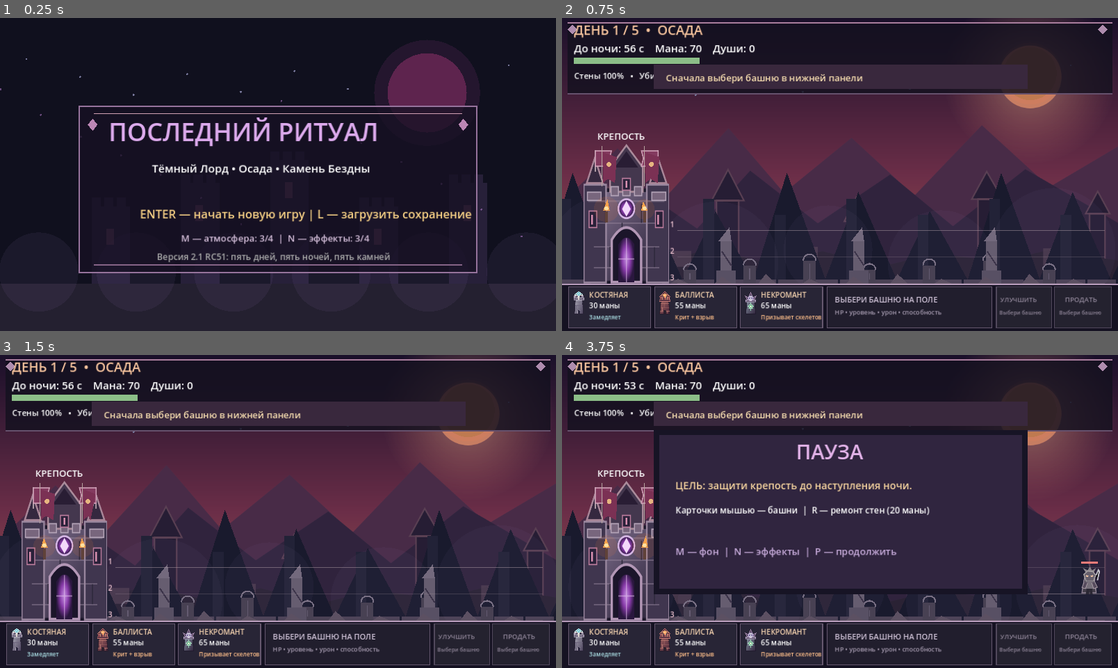
Above: before the commit, frames 1-4 (two rows, left to right).
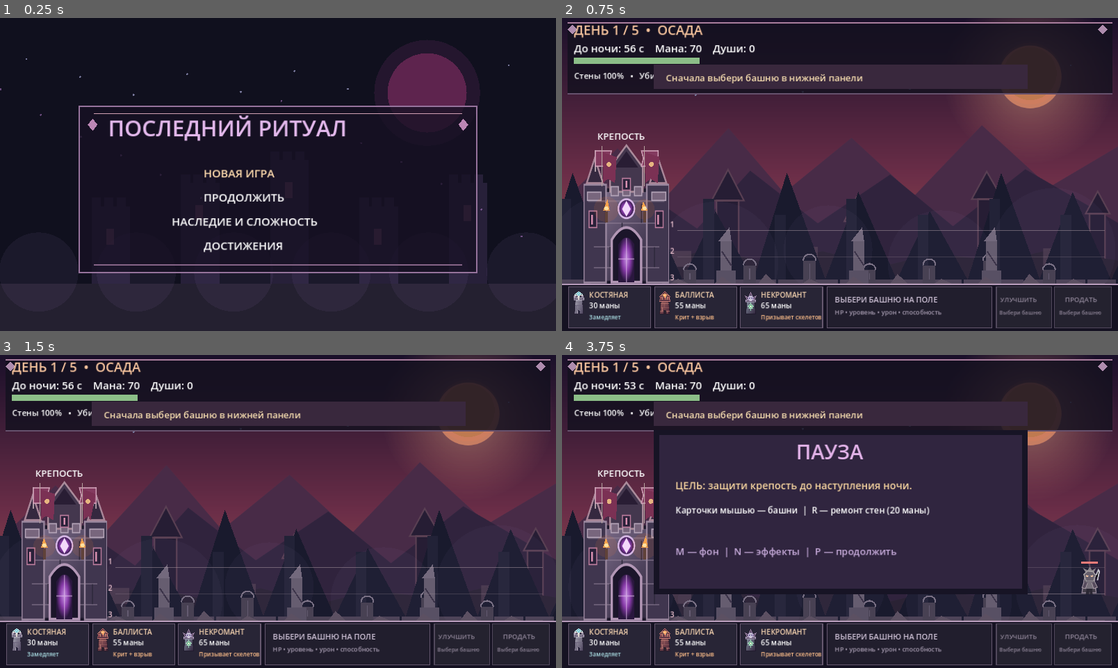
Above: after the commit, the same moments.

Repository: DoctorStrangeSH/Last-Ritual
Game: Godot game, scene res://scenes/main.tscn
The game is run twice, just before and just after one commit, with the same random seed, the same clock (stepped at 60 frames per second) and the same inputs.
Inputs (mouse positions are in pixels of both pictures, inside the frame that each line leads up to):
- Up to frame 1 (0.25 s): no input
- Up to frame 2 (0.75 s): tap Enter (ui_accept) at 0.5 s; move the mouse to (962, 158) at 0.52 s; hold Right (ui_right) from 0.53 s (still down); tap Keypad Enter at 0.6 s; click (962, 158) at 0.67 s
- Up to frame 3 (1.5 s): tap Enter (ui_accept) at 0.77 s; release Right (ui_right) at 1.25 s; drag from (166, 527) to (250, 574) at 1.27 s
- Up to frame 4 (3.75 s): move the mouse to (895, 442) at 2.02 s; hold Right (ui_right) 2.03-2.75 s; tap M at 2.1 s; click (895, 442) at 2.17 s; tap Keypad Enter at 2.3 s; drag from (812, 574) to (673, 464) at 2.77 s; move the mouse to (1006, 558) at 3.52 s; hold Left (ui_left) from 3.53 s (still down); tap P at 3.6 s; click (1006, 558) at 3.67 s

The runs differ from the first frame. In frame 1, 5.3% of the frame differs, in the area x 19-85%, y 31-78%; in frame 2, nothing differs; in frame 3, nothing differs; in frame 4, less than 0.1%.

Commit message:
gameplay: clickable menu, difficulty, permanent legacy and achievement progress

Diff:
--- a/scripts/main.gd
+++ b/scripts/main.gd
@@ -1,11 +1,19 @@
 extends Node2D
-## Last Ritual v2.1-rc54: enemy hit reactions, lane-aligned health bars and combat feedback
+## Last Ritual v2.2-rc55: enemy hit reactions, lane-aligned health bars and combat feedback
 const W := 1152.0
 const H := 648.0
 const FLOOR := 550.0
 const DAY_LENGTH := 56.0
 const MAX_WALL := 100.0
 const SAVE_PATH := "user://campaign_v1.json"
+const META_PATH := "user://ritual_legacy.json"
+var difficulty := 1
+var legacy_shards := 0
+var legacy_level := 0
+var achievement_wins := 0
+var achievement_best_day := 1
+var meta_paid_this_run := false
+var menu_page := "main"
 const AUDIO_SETTINGS_PATH := "user://audio_settings.cfg"
 var save_path := SAVE_PATH
 var phase := "title"
@@ -84,6 +92,53 @@
     load_audio_settings()
     apply_audio_volumes()
     reset_all()
+    load_meta()
+
+func save_meta() -> void:
+    var file := FileAccess.open(META_PATH, FileAccess.WRITE)
+    if file != null:
+        file.store_string(JSON.stringify({"difficulty": difficulty, "shards": legacy_shards, "level": legacy_level, "wins": achievement_wins, "best_day": achievement_best_day}))
+
+func load_meta() -> void:
+    if not FileAccess.file_exists(META_PATH):
+        return
+    var file := FileAccess.open(META_PATH, FileAccess.READ)
+    if file == null or file.get_length() > 4096:
+        return
+    var data: Variant = JSON.parse_string(file.get_as_text())
+    if not data is Dictionary:
+        return
+    difficulty = clampi(int(data.get("difficulty", 1)), 0, 4)
+    legacy_shards = clampi(int(data.get("shards", 0)), 0, 99999)
+    legacy_level = clampi(int(data.get("level", 0)), 0, 10)
+    achievement_wins = clampi(int(data.get("wins", 0)), 0, 99999)
+    achievement_best_day = clampi(int(data.get("best_day", 1)), 1, 5)
+
+func start_run() -> void:
+    reset_all()
+    phase = "day"
+    mana += legacy_level * 12
+    wall_hp = minf(MAX_WALL, wall_hp + legacy_level * 3.0)
+
+func buy_legacy() -> void:
+    var cost: int = 2 + legacy_level * 2
+    if legacy_level >= 10 or legacy_shards < cost:
+        show_notice("Нужно %d осколков, максимум уровня 10" % cost)
+        return
+    legacy_shards -= cost
+    legacy_level += 1
+    save_meta()
+    show_notice("Наследие улучшено до %d уровня!" % legacy_level)
+
+func award_run(is_win: bool) -> void:
+    if meta_paid_this_run:
+        return
+    meta_paid_this_run = true
+    legacy_shards += maxi(1, stones_collected + (4 if is_win else 0)) * (difficulty + 1)
+    achievement_best_day = maxi(achievement_best_day, current_day)
+    if is_win:
+        achievement_wins += 1
+    save_meta()
 
 func reset_all() -> void:
     phase = "title"
@@ -92,6 +147,7 @@
     campaign_kills = 0
     towers_built = 0
     repairs_today = 0
+    meta_paid_this_run = false
     selected_build = ""
     selected_lane = 1
     selected_tower_index = -1
@@ -179,6 +235,7 @@
         update_day(delta)
         if phase == "final_siege" and wall_hp > 0.0 and final_timer <= 0.0:
             phase = "win"
+            award_run(true)
             play_cue("victory")
     queue_redraw()
 
@@ -208,8 +265,7 @@
             return
         if event.keycode == KEY_ENTER or event.keycode == KEY_KP_ENTER:
             if phase == "title" or phase == "win" or phase == "lose":
-                reset_all()
-                phase = "day"
+                start_run()
             elif phase == "ritual":
                 resolve_altar()
         if phase == "day" or phase == "final_siege":
@@ -384,6 +440,33 @@
     if paused:
         dragging_tower = false
         return
+    if event is InputEventMouseButton and event.button_index == MOUSE_BUTTON_LEFT and event.pressed and (phase == "title" or phase == "win" or phase == "lose"):
+        var menu_click := get_global_mouse_position()
+        if phase != "title":
+            if menu_click.y > 485.0:
+                menu_page = "main"
+                phase = "title"
+            return
+        if menu_page == "achievements":
+            menu_page = "main"
+            return
+        if menu_click.y >= 300.0 and menu_click.y < 345.0:
+            if menu_page == "main":
+                start_run()
+            else:
+                difficulty = (difficulty + 1) % 5
+                save_meta()
+        elif menu_click.y >= 350.0 and menu_click.y < 395.0:
+            if menu_page == "main":
+                if not load_campaign():
+                    show_notice("Нет сохранённой кампании")
+            else:
+                buy_legacy()
+        elif menu_click.y >= 400.0 and menu_click.y < 445.0:
+            menu_page = "legacy" if menu_page == "main" else "main"
+        elif menu_click.y >= 450.0 and menu_click.y < 495.0:
+            menu_page = "achievements" if menu_page == "main" else "main"
+        return
     if event is InputEventMouseButton and event.button_index == MOUSE_BUTTON_LEFT and event.pressed and phase == "night":
         var attack_target: Vector2 = get_global_mouse_position()
         if absf(attack_target.x - player.x) > 10.0:
@@ -576,6 +659,7 @@
     jump_was_down = false
     player_hp = 100.0
     boss_hp = 140.0 if current_day == 1 else (190.0 if current_day == 2 else (230.0 if current_day == 3 else (270.0 if current_day == 4 else 340.0)))
+    boss_hp *= 0.8 + float(difficulty) * 0.2
     boss_strike_timer = 2.0
     boss_windup = 0.0
     mage = {"x": 570.0, "hp": 60.0 if current_day == 1 else 85.0, "cooldown": 1.4}
@@ -683,6 +767,8 @@
         var health := (27.0 if kind == "runner" else (100.0 if kind == "brute" else (55.0 if kind == "saboteur" else 46.0))) * (1.0 if current_day == 1 else (1.45 if current_day == 2 else (1.7 if current_day == 3 else (1.95 if current_day == 4 else 2.1))))
         var speed := 84.0 if kind == "runner" else (65.0 if kind == "saboteur" else (25.0 if kind == "brute" else 43.0))
         var damage := (6.0 if kind == "runner" else (19.0 if kind == "brute" else 9.0)) * (1.0 if current_day == 1 else 1.3)
+        health *= 0.8 + float(difficulty) * 0.2
+        damage *= 0.8 + float(difficulty) * 0.2
         enemies.append({"x": W + 32.0, "hp": health, "max_hp": health, "speed": speed, "damage": damage, "hit_cd": 0.0, "kind": kind, "lane": randi_range(0, 2), "sabotaged": false})
     for tower in towers:
         tower["disabled"] = maxf(0.0, float(tower.get("disabled", 0.0)) - delta)
@@ -775,6 +861,7 @@
     if wall_hp <= 0.0:
         wall_hp = 0.0
         phase = "lose"
+        award_run(false)
         play_cue("defeat")
     elif phase == "day" and time_left <= 0.0:
         begin_night()
@@ -1153,11 +1240,21 @@
         draw_line(Vector2(194, 511), Vector2(958, 511), Color("866487"), 2.0)
         for ornament in [192.0, 960.0]:
             draw_colored_polygon(PackedVector2Array([Vector2(ornament, 208), Vector2(ornament + 10, 221), Vector2(ornament, 234), Vector2(ornament - 10, 221)]), Color("bb86b4"))
-        label("ПОСЛЕДНИЙ РИТУАЛ", 225, 255, 52, Color(0.78 + 0.12 * title_pulse, 0.56 + 0.15 * title_pulse, 0.86 + 0.10 * title_pulse))
-        label("Тёмный Лорд • Осада • Камень Бездны", 315, 320, 23)
-        label("ENTER — начать новую игру | L — загрузить сохранение", 290, 415, 24, Color("f5cf84"))
-        label("M — атмосфера: %d/4  |  N — эффекты: %d/4" % [music_volume, effects_volume], 375, 463, 19, Color("d5bfda"))
-        label("Версия 2.1 RC51: пять дней, пять ночей, пять камней", 325, 501, 18, Color("aaaaaa"))
+        label("ПОСЛЕДНИЙ РИТУАЛ", 224, 245, 46, Color("e4b9ed"))
+        if menu_page == "main":
+            label("НОВАЯ ИГРА", 422, 330, 23, Color("ffdcae"))
+            label("ПРОДОЛЖИТЬ", 422, 380, 23)
+            label("НАСЛЕДИЕ И СЛОЖНОСТЬ", 356, 430, 23)
+            label("ДОСТИЖЕНИЯ", 422, 480, 23)
+        elif menu_page == "legacy":
+            label("СЛОЖНОСТЬ: %d / 4   [НАЖАТЬ]" % difficulty, 355, 330, 21, Color("ffdcae"))
+            label("ПОВЫСИТЬ НАСЛЕДИЕ: %d оск." % (2 + legacy_level * 2), 355, 380, 21)
+            label("НАЗАД", 480, 430, 21)
+            label("Осколки: %d  •  Наследие: %d/10" % [legacy_shards, legacy_level], 340, 478, 20)
+        else:
+            label("ПОБЕД: %d" % achievement_wins, 430, 337, 23, Color("ffdcae"))
+            label("ЛУЧШИЙ ДЕНЬ: %d / 5" % achievement_best_day, 407, 385, 22)
+            label("НАЖМИ ДЛЯ ВОЗВРАТА", 385, 460, 20)
         return
     if phase == "win" or phase == "lose":
         if phase == "win":
@@ -1186,7 +1283,8 @@
         box(Rect2(255, 365, 642, 103), Color(0.12, 0.09, 0.18, 0.86))
         label("ИТОГИ ПОХОДА", 451, 391, 22, Color("f5cf84"))
         label("Врагов: %d   |   Построено башен: %d   |   Камней: %d/5" % [campaign_kills, towers_built, stones_collected], 294, 427, 20)
-        label("ENTER — новая попытка", 414, 509, 24, Color("f5cf84"))
+        label("ЛКМ — вернуться в главное меню", 365, 509, 22, Color("f5cf84"))
+        label("Осколки наследия: %d" % legacy_shards, 413, 469, 18)
         return
     if phase == "ritual":
         var altar_glow := 0.58 + 0.42 * sin(atmosphere_clock * 2.2)
